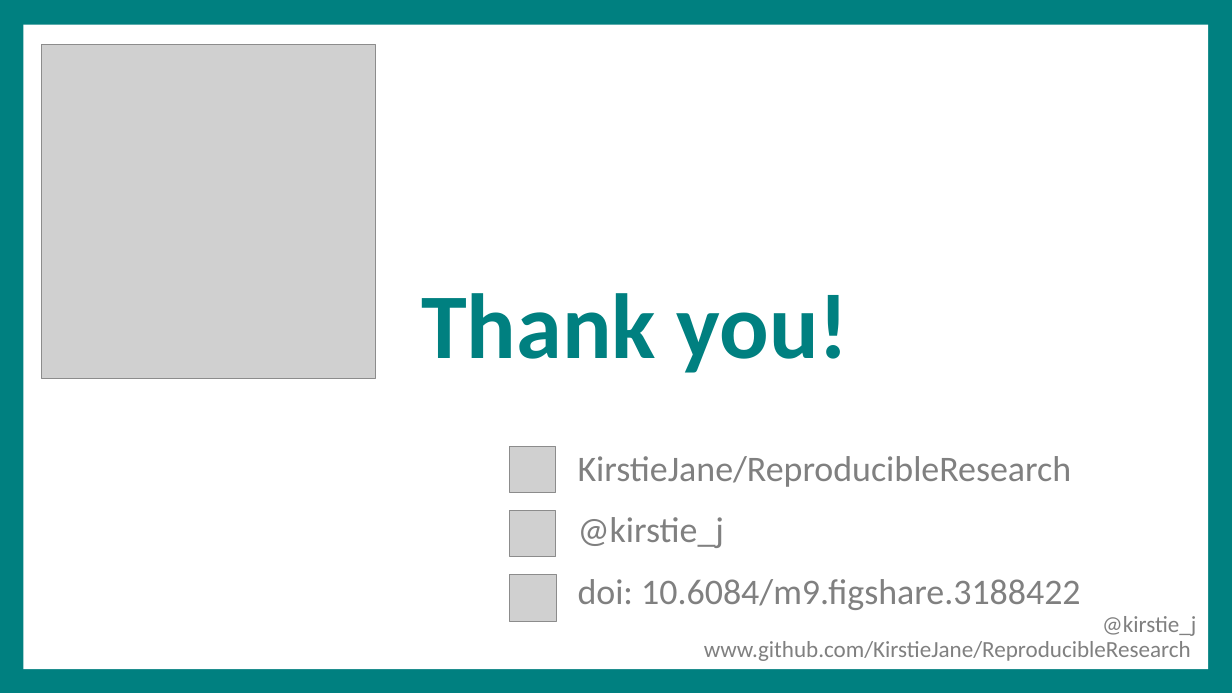
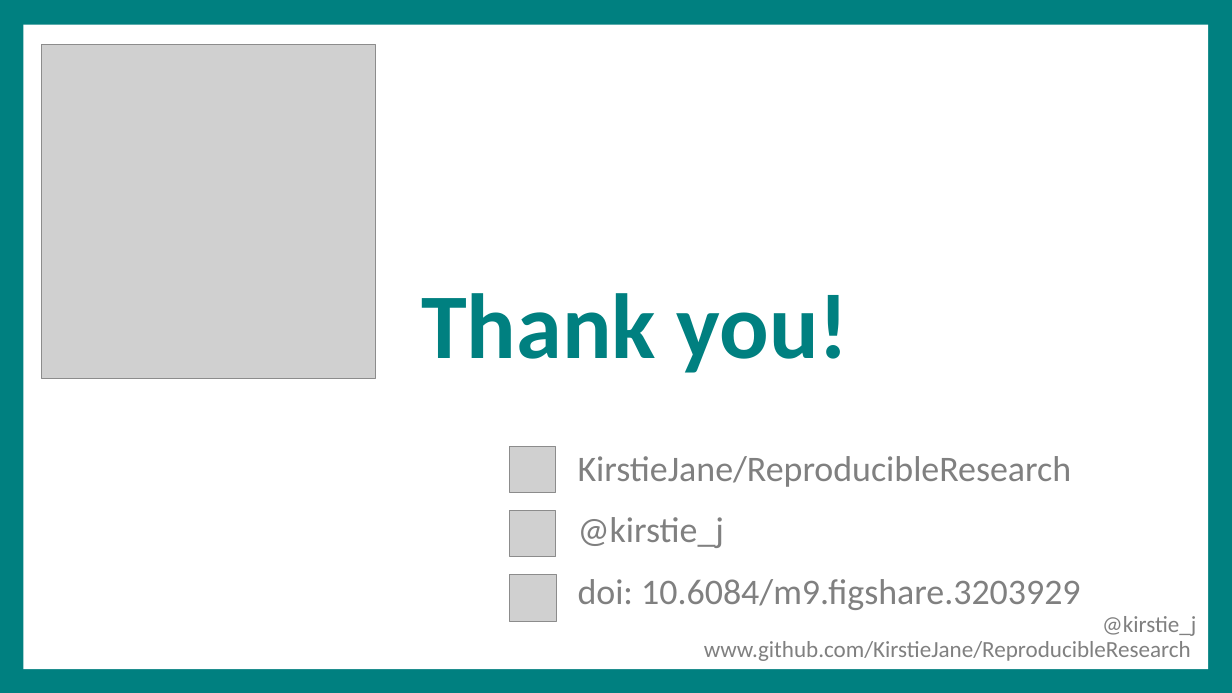
Before and after one commit to WhitakerLab/ReproducibleResearch, a slide deck: slide 50 of PRESENTATIONS/Whitaker_PdocMasterClass_April2016.pptx. Drawn at 1232x693 pixels with LibreOffice and Linux fonts; fonts in the diff are those of the drawing; grey boxes stand for pictures; background and template pictures are left out. Boxes give left, top, right and bottom in pixels: in the first picture for what was removed or moved away, otherwise in the second. Text is boxed around its words. In the diff, an @@ line names an element or a change of style, - is before the commit and + after.

Commit message:
Added figshare doi

```diff
--- a/PRESENTATIONS/Whitaker_PdocMasterClass_April2016.pptx
+++ b/PRESENTATIONS/Whitaker_PdocMasterClass_April2016.pptx
@@ text at <box>578,579,1080,610</box>: text changed @@
-doi: 10.6084/m9.figshare.3188422
+doi: 10.6084/m9.figshare.3203929
```
Also in this commit, not shown: 4 other slides changed.
